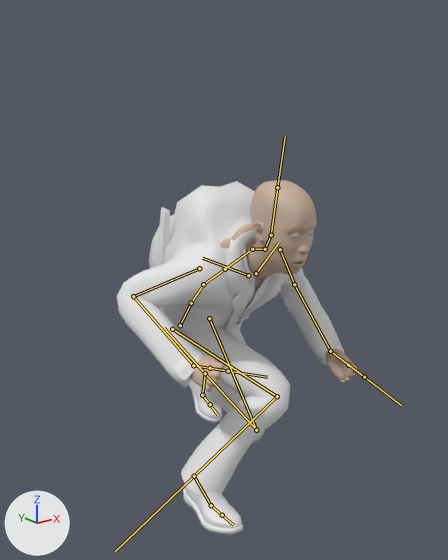
The FBX model Assets/blackwhite-side-scroller/hero.fbx: old version first, new version second.
Both versions are drawn from a camera (50 mm lens) standing at (-1.291, -1.786, 1.387) and looking at (0.018, -0.151, 0.733). Lighting does not change. The marker at lower left points along +X, +Y and +Z. Both versions are drawn at frame 1 of the action 'metarig|Jump.001'; the numbers are the values there. The bones that bend it are drawn over the model as lines.

The first picture shows 'makehuman_character-base'.
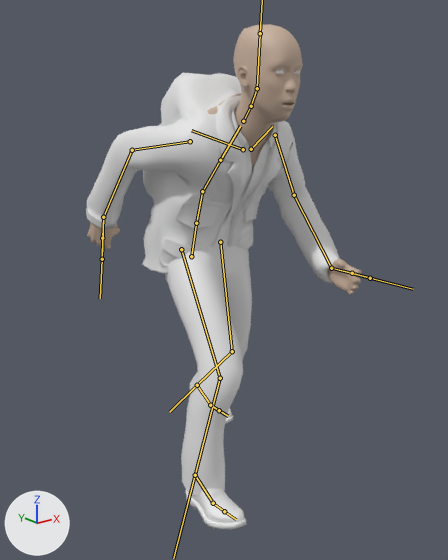
Location of each change, [x1, y1, x2, y2] in pixels of the pictures (448 x 560 px):
'makehuman_character-base', posed (14% wider, 43% taller)
    before: [117, 180, 358, 534]
    after: [86, 24, 362, 529]
bone 'spine', root to tip
    before: (180, 325) to (190, 305)
    after: (191, 256) to (196, 225)
bone 'spine.001', root to tip
    before: (191, 303) to (203, 284)
    after: (196, 223) to (202, 191)
bone 'spine.002', root to tip
    before: (203, 284) to (225, 269)
    after: (202, 191) to (220, 160)
bone 'spine.004', root to tip
    before: (252, 249) to (265, 249)
    after: (243, 121) to (251, 106)
bone 'spine.005', root to tip
    before: (265, 249) to (271, 235)
    after: (251, 106) to (257, 88)
bone 'head', root to tip
    before: (271, 235) to (277, 187)
    after: (257, 88) to (260, 33)
bone 'upper_arm.L', root to tip
    before: (280, 249) to (294, 284)
    after: (275, 135) to (294, 195)
bone 'forearm.L', root to tip
    before: (294, 284) to (330, 351)
    after: (294, 195) to (331, 268)
bone 'hand.L', root to tip
    before: (330, 351) to (348, 365)
    after: (331, 268) to (352, 273)
bone 'upper_arm.R', root to tip
    before: (199, 268) to (133, 296)
    after: (190, 141) to (132, 150)
bone 'forearm.R', root to tip
    before: (133, 296) to (193, 365)
    after: (132, 150) to (103, 217)
bone 'hand.R', root to tip
    before: (193, 365) to (210, 368)
    after: (103, 217) to (102, 238)
bone 'thigh.L', root to tip
    before: (209, 318) to (256, 430)
    after: (220, 242) to (232, 351)
bone 'shin.L', root to tip
    before: (256, 430) to (205, 373)
    after: (232, 351) to (197, 385)
bone 'thigh.R', root to tip
    before: (172, 329) to (277, 396)
    after: (181, 249) to (220, 378)
bone 'shin.R', root to tip
    before: (277, 396) to (194, 476)
    after: (220, 378) to (195, 475)
bone 'foot.R.IK', root to tip
    before: (194, 476) to (192, 474)
    after: (195, 475) to (193, 474)
bone 'hand.L.IK', root to tip
    before: (330, 351) to (364, 377)
    after: (331, 268) to (370, 278)
bone 'foot.L.IK', root to tip
    before: (205, 373) to (204, 371)
    after: (197, 385) to (196, 384)
bone 'toe.L', root to tip
    before: (202, 395) to (210, 404)
    after: (210, 405) to (219, 410)

Edits to the bpy script that builds the scene:
```text
Change bone_spine:
    where bone_spine = bpy.data.objects['metarig'].pose.bones['spine']
    bone_spine.location: (0.0, -0.419, 0.055) -> (0.0, -0.109, 0.062)
    bone_spine.rotation_quaternion: (0.987, 0.163, 0.0, 0.0) -> (1.0, 0.0, 0.0, 0.0)  # degrees (19, 0, 0) -> degrees (0, 0, 0)
Change bone_spine_001:
    where bone_spine_001 = bpy.data.objects['metarig'].pose.bones['spine.001']  # child of 'spine'
    bone_spine_001.rotation_quaternion: (0.991, 0.13, 0.0, 0.0) -> (0.996, 0.087, 0.0, 0.0)  # degrees (15, 0, 0) -> degrees (10, 0, 0)
Change bone_spine_002:
    where bone_spine_002 = bpy.data.objects['metarig'].pose.bones['spine.002']  # child of 'spine.001'
    bone_spine_002.rotation_quaternion: (0.98, 0.199, 0.0, 0.0) -> (0.959, 0.285, 0.0, 0.0)  # degrees (23, 0, 0) -> degrees (33, 0, 0)
Change bone_spine_004:
    where bone_spine_004 = bpy.data.objects['metarig'].pose.bones['spine.004']  # child of 'spine.003'
    bone_spine_004.rotation_quaternion: (1.0, 0.0, 0.0, 0.0) -> (0.972, -0.236, 0.0, 0.0)  # degrees (0, 0, 0) -> degrees (-27, 0, 0)
Change bone_spine_005:
    where bone_spine_005 = bpy.data.objects['metarig'].pose.bones['spine.005']  # child of 'spine.004'
    bone_spine_005.rotation_quaternion: (0.944, -0.33, 0.0, 0.0) -> (1.0, 0.0, 0.0, 0.0)  # degrees (-39, 0, 0) -> degrees (0, 0, 0)
Change bone_head:
    where bone_head = bpy.data.objects['metarig'].pose.bones['head']  # child of 'spine.005'
    bone_head.rotation_quaternion: (0.996, -0.084, -0.001, 0.0) -> (0.994, -0.11, -0.001, 0.0)  # degrees (-10, 0, 0) -> degrees (-13, 0, 0)
Change bone_upper_arm_l:
    where bone_upper_arm_l = bpy.data.objects['metarig'].pose.bones['upper_arm.L']  # child of 'shoulder.L'
    bone_upper_arm_l.rotation_quaternion: (0.985, 0.172, -0.003, 0.032) -> (0.968, 0.248, 0.023, -0.03)  # degrees (20, -1, 4) -> degrees (29, 3, -3)
Change bone_forearm_l:
    where bone_forearm_l = bpy.data.objects['metarig'].pose.bones['forearm.L']  # child of 'upper_arm.L'
    bone_forearm_l.rotation_quaternion: (0.903, 0.428, 0.0, 0.012) -> (0.985, 0.167, 0.003, -0.034)  # degrees (51, -1, 1) -> degrees (19, 1, -4)
Change bone_hand_l:
    where bone_hand_l = bpy.data.objects['metarig'].pose.bones['hand.L']  # child of 'forearm.L'
    bone_hand_l.rotation_quaternion: (0.915, -0.098, -0.325, 0.217) -> (0.9, 0.151, -0.262, 0.315)  # degrees (-23, -34, 34) -> degrees (7, -34, 36)
Change bone_upper_arm_r:
    where bone_upper_arm_r = bpy.data.objects['metarig'].pose.bones['upper_arm.R']  # child of 'shoulder.R'
    bone_upper_arm_r.rotation_quaternion: (0.999, -0.043, -0.004, 0.011) -> (0.92, -0.326, -0.088, 0.199)  # degrees (-5, 0, 1) -> degrees (-39, -2, 25)
Change bone_forearm_r:
    where bone_forearm_r = bpy.data.objects['metarig'].pose.bones['forearm.R']  # child of 'upper_arm.R'
    bone_forearm_r.rotation_quaternion: (0.779, 0.627, 0.0, -0.016) -> (0.988, 0.066, 0.002, 0.141)  # degrees (78, 1, -1) -> degrees (8, -1, 16)
Change bone_hand_r:
    where bone_hand_r = bpy.data.objects['metarig'].pose.bones['hand.R']  # child of 'forearm.R'
    bone_hand_r.rotation_quaternion: (0.924, 0.044, -0.022, -0.378) -> (0.968, 0.072, -0.239, -0.038)  # degrees (6, 0, -45) -> degrees (10, -27, -7)
Change bone_thigh_l:
    where bone_thigh_l = bpy.data.objects['metarig'].pose.bones['thigh.L']  # child of 'spine'
    bone_thigh_l.rotation_quaternion: (0.939, -0.341, 0.033, -0.034) -> (0.998, 0.065, 0.004, -0.014)  # degrees (-40, 2, -5) -> degrees (7, 1, -2)
Change bone_shin_l:
    where bone_shin_l = bpy.data.objects['metarig'].pose.bones['shin.L']  # child of 'thigh.L'
    bone_shin_l.rotation_quaternion: (0.553, 0.832, -0.009, -0.043) -> (0.964, 0.265, -0.001, 0.008)  # degrees (113, 4, -4) -> degrees (31, 0, 1)
Change bone_thigh_r:
    where bone_thigh_r = bpy.data.objects['metarig'].pose.bones['thigh.R']  # child of 'spine'
    bone_thigh_r.rotation_quaternion: (0.703, -0.698, -0.096, -0.096) -> (0.945, -0.326, 0.002, 0.027)  # degrees (-90, -16, 0) -> degrees (-38, 1, 3)
Change bone_shin_r:
    where bone_shin_r = bpy.data.objects['metarig'].pose.bones['shin.R']  # child of 'thigh.R'
    bone_shin_r.rotation_quaternion: (0.665, 0.668, 0.04, 0.331) -> (0.929, 0.366, -0.001, -0.049)  # degrees (84, -23, 32) -> degrees (43, 2, -5)
Change bone_foot_r_ik:
    where bone_foot_r_ik = bpy.data.objects['metarig'].pose.bones['foot.R.IK']
    bone_foot_r_ik.location: (0.0, -0.277, 0.003) -> (0.0, -0.285, 0.01)
    bone_foot_r_ik.rotation_quaternion: (1.0, 0.016, 0.0, 0.0) -> (0.999, -0.035, 0.0, 0.0)  # degrees (2, 0, 0) -> degrees (-4, 0, 0)
Change bone_hand_l_ik:
    where bone_hand_l_ik = bpy.data.objects['metarig'].pose.bones['hand.L.IK']
    bone_hand_l_ik.location: (0.49, 0.438, -0.144) -> (0.341, 0.246, 0.038)
    bone_hand_l_ik.rotation_quaternion: (0.977, 0.202, -0.045, -0.051) -> (0.936, 0.344, -0.079, 0.012)  # degrees (24, -4, -7) -> degrees (41, -9, -2)
Change bone_foot_l_ik:
    where bone_foot_l_ik = bpy.data.objects['metarig'].pose.bones['foot.L.IK']
    bone_foot_l_ik.location: (0.0, 0.206, 0.093) -> (0.0, 0.267, 0.011)
    bone_foot_l_ik.rotation_quaternion: (0.825, 0.565, 0.0, 0.0) -> (1.0, -0.018, 0.0, 0.0)  # degrees (69, 0, 0) -> degrees (-2, 0, 0)
Change bone_toe_l:
    where bone_toe_l = bpy.data.objects['metarig'].pose.bones['toe.L']  # child of 'foot.L'
    bone_toe_l.rotation_quaternion: (0.929, 0.37, 0.0, 0.0) -> (1.0, -0.017, 0.0, 0.0)  # degrees (43, 0, 0) -> degrees (-2, 0, 0)
```
